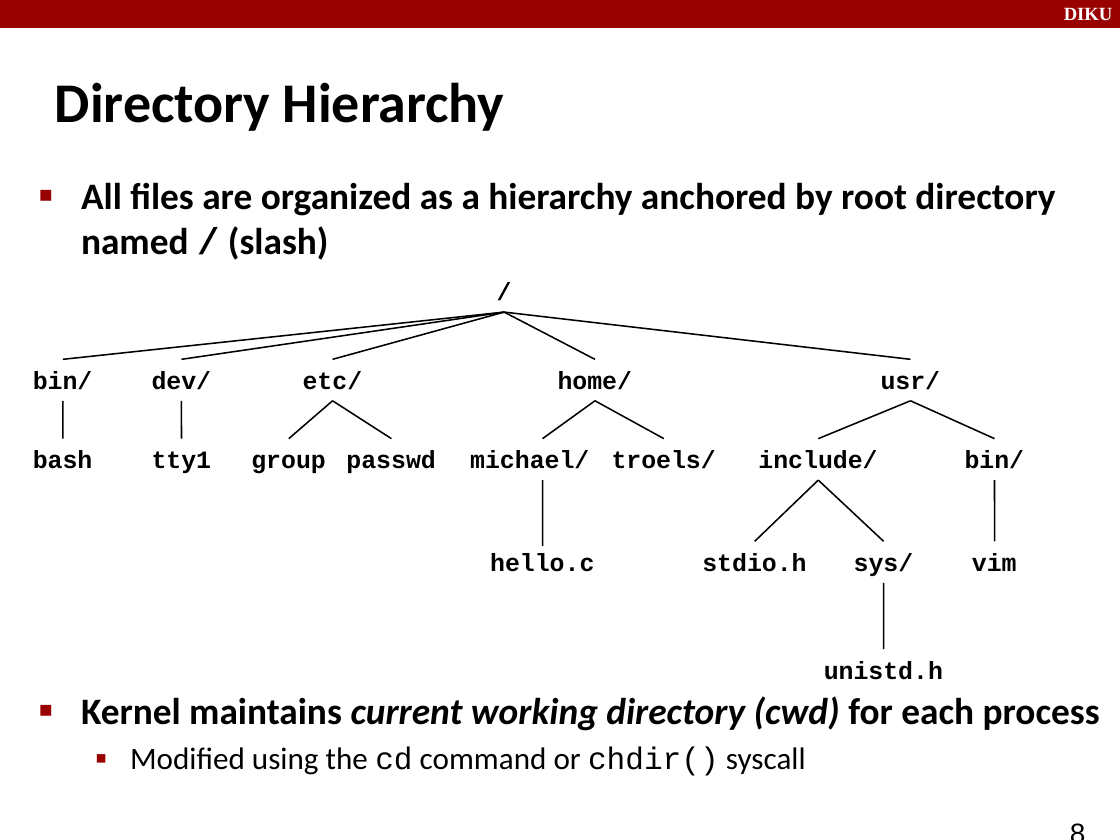
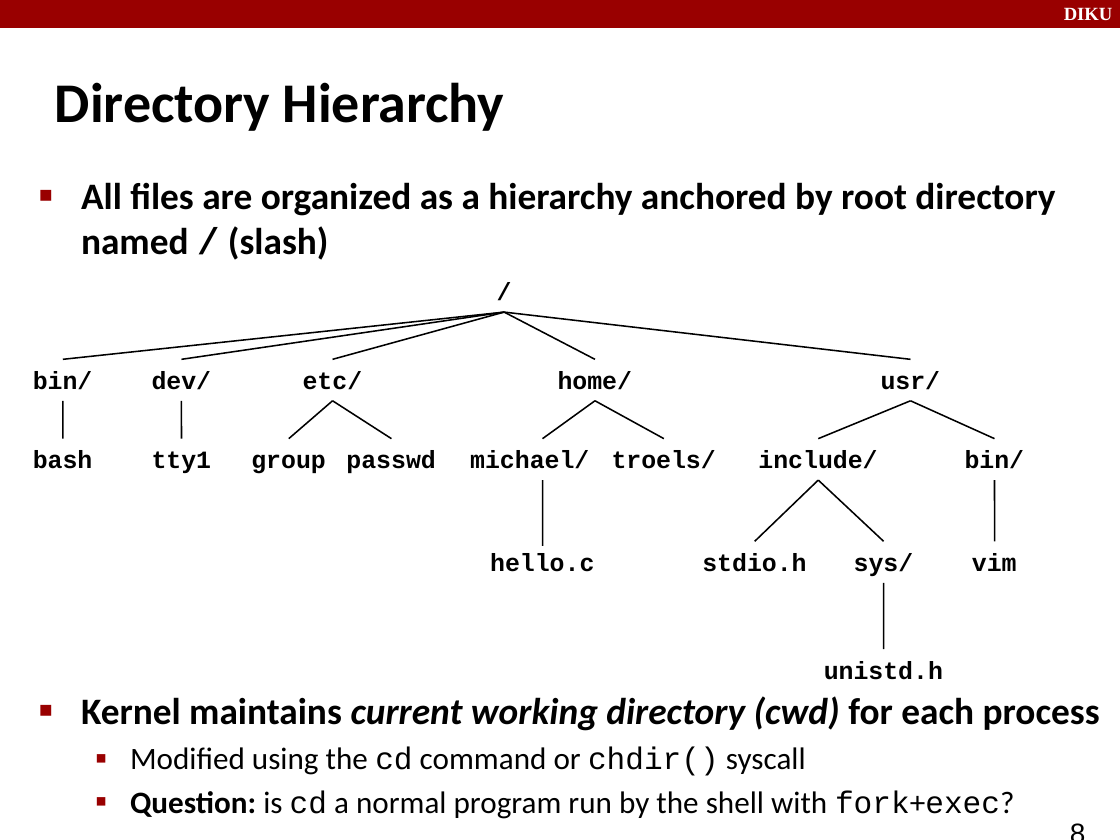
Before and after one commit to CodeLikeAGirl18/compSys-e2019-pub, a slide deck: slide 8 of material/191120_system_io/191120.odp. Drawn at 1120x840 pixels with LibreOffice and Linux fonts; fonts in the diff are those of the drawing. Boxes give left, top, right and bottom in pixels: in the first picture for what was removed or moved away, otherwise in the second. Text is boxed around its words. In the diff, an @@ line names an element or a change of style, - is before the commit and + after.

```diff
--- a/material/191120_system_io/191120.odp
+++ b/material/191120_system_io/191120.odp
@@ text at (130,790,1015,819): paragraph added @@
+  ▪ Question: is cd a normal program run by the shell with fork+exec?
```
Also in this commit, not shown: 2 other slides changed, 2 other files.
